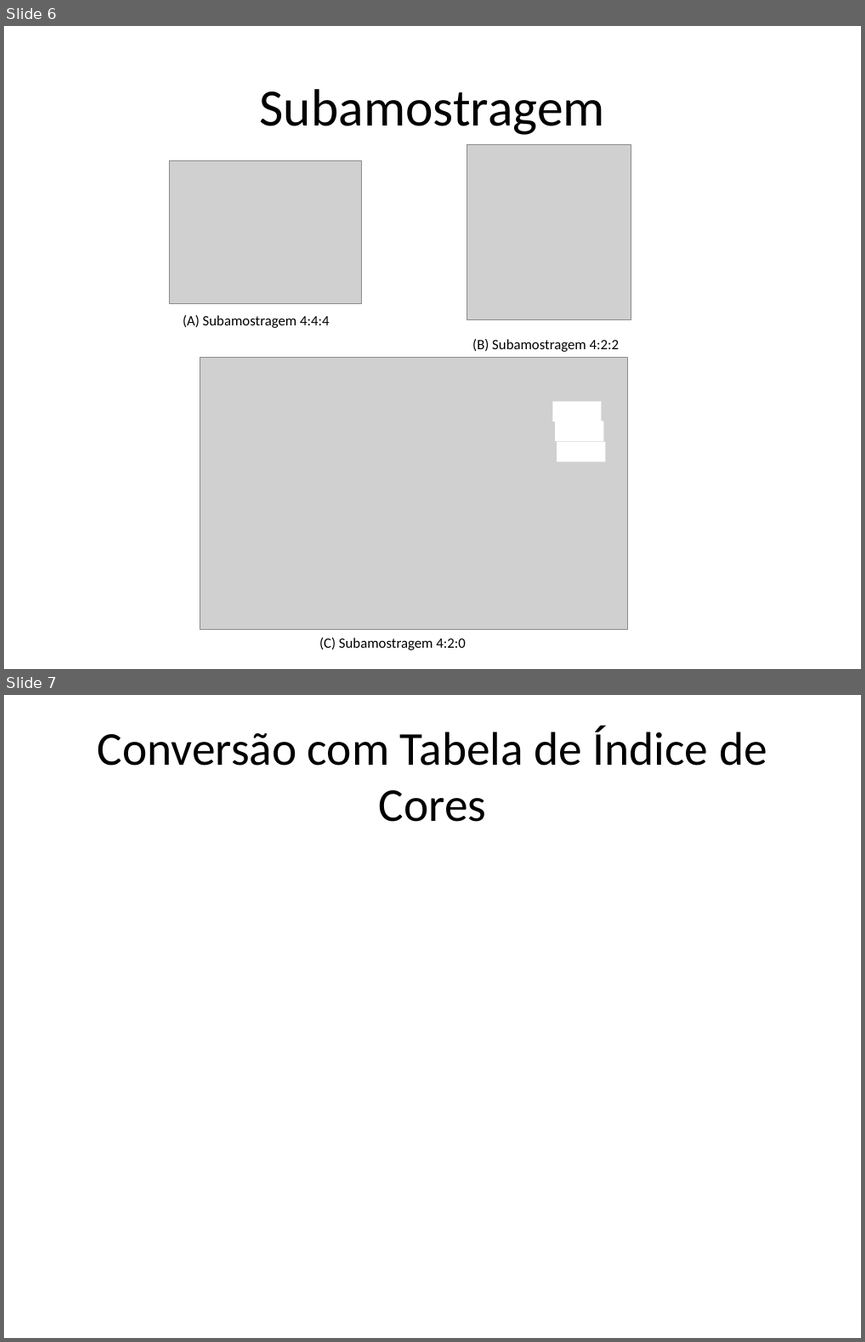
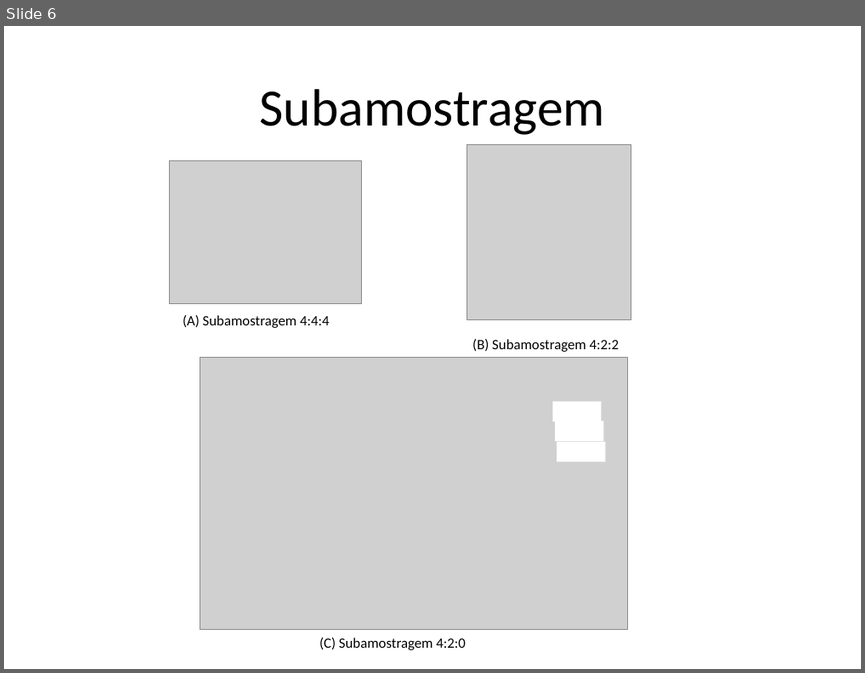
Before and after one commit to andrecurvello/tests-zingarelli, a slide deck: Imagens/imagens-quali.pptx. Shown one above the other, each under a label of ours: slides 6 and 7 before the commit, slide 6 after it. The pictures are 865x1342 and 865x673 pixels, drawn with LibreOffice and Linux fonts; fonts in the diff are those of the drawing; grey boxes stand for pictures. Boxes give left, top, right and bottom in pixels: in the first picture for what was removed or moved away, otherwise in the second. Text is boxed around its words. In the diff, an @@ line names an element or a change of style, - is before the commit and + after.

```diff
--- a/Imagens/imagens-quali.pptx
+++ b/Imagens/imagens-quali.pptx
@@ slide 7 removed at bbox=[4, 695, 861, 1338], background #FFFFFF @@
@@ title removed at bbox=[98, 725, 767, 822] @@
-Conversão com Tabela de Índice de Cores
```
Also in this commit, not shown: 3 slides added, 3 other files.
